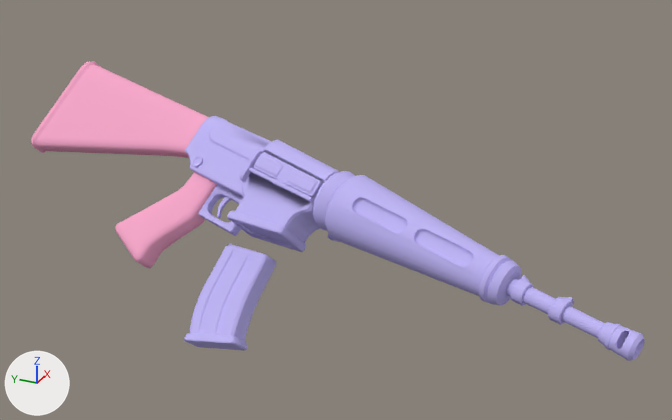
What one commit did to the Blender file Shoot em fortress/sef/models/Not Compiled/M16/sniper/m16_sniper.blend.
Camera for both pictures: a 50 mm lens placed at (-105.9, -40.4, 108.3), pointed at (-37.2, -9.5, 73.9). Arrows for +X, +Y and +Z are at lower left; the lights stay in place.

Objects in the first picture: 'v_assault_rifle_dm_v_rifle_m16'.
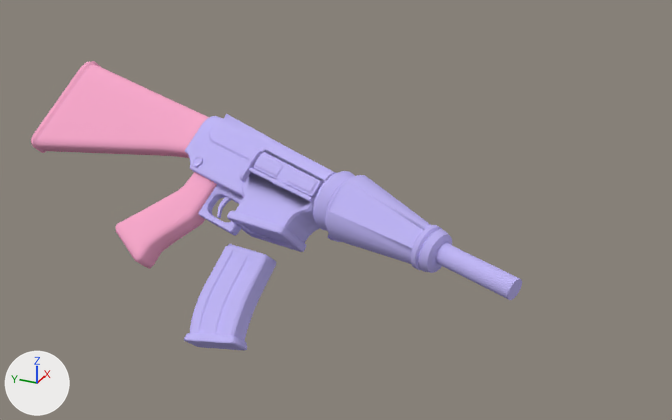
Commit message: added smd's to assault rifles

Pixel boxes [x1, y1, x2, y2] of what changed, in the pictures (672 x 420 px):
'v_assault_rifle_dm_v_rifle_m16', reshaped (20% narrower)
    before: [31, 61, 645, 361]
    after: [31, 61, 522, 350]
part 1 of me_v_assault_rifle_dm_v_rifle_m16, added (blue)
    after: [435, 243, 522, 300]
part 2 of me_v_assault_rifle_dm_v_rifle_m16, deleted (blue)
    before: [506, 278, 645, 361]
part 3 of me_v_assault_rifle_dm_v_rifle_m16, deleted
    before: [510, 275, 534, 306]
part 4 of me_v_assault_rifle_dm_v_rifle_m16, deleted (blue)
    before: [548, 297, 574, 325]
part 5 of me_v_assault_rifle_dm_v_rifle_m16, cut back
    before: [274, 140, 522, 306]
    after: [223, 114, 452, 273]

What the commit changed:
me_v_assault_rifle_dm_v_rifle_m16 is used by ob_v_assault_rifle_dm_v_rifle_m16; location (0.0, 0.0, 0.0).
me_v_assault_rifle_dm_v_rifle_m16 had 2699 vertices, 5067 faces, 1 loose edge and spanned x -50.5..-28.0, y -37.4..25.9, z 64.3..82.2.
me_v_assault_rifle_dm_v_rifle_m16 now has 2048 vertices, 3684 faces, 7 loose edges and spans x -50.5..-28.0, y -28.2..25.9, z 64.3..81.8.
me_v_assault_rifle_dm_v_rifle_m16 part 1: a new loose piece of 64 vertices spanning x -47.2..-43.2, y -28.2..-20.4, z 74.0..76.5, in mat_w_assault_rifle (blue #c1b8f6).
me_v_assault_rifle_dm_v_rifle_m16 part 2: the loose piece of 290 vertices spanning x -50.3..-45.7, y -37.4..-27.3, z 73.1..75.6 is deleted.
me_v_assault_rifle_dm_v_rifle_m16 part 3: the loose piece of 86 vertices spanning x -47.6..-45.5, y -29.2..-27.8, z 74.0..76.0 is deleted.
me_v_assault_rifle_dm_v_rifle_m16 part 4: the loose piece of 84 vertices spanning x -48.6..-46.6, y -32.2..-30.8, z 73.7..75.6 is deleted.
me_v_assault_rifle_dm_v_rifle_m16 part 5: 149 vertices moved from x -47.8..-34.2, y -27.9..2.7, z 73.3..80.2 to x -45.9..-33.8, y -22.0..2.5, z 73.8..80.7; 279 vertices removed from x -47.3..-32.8, y -27.1..2.4, z 73.4..82.2; 24 vertices added at x -45.4..-35.8, y -21.1..-3.7, z 73.9..80.1.
